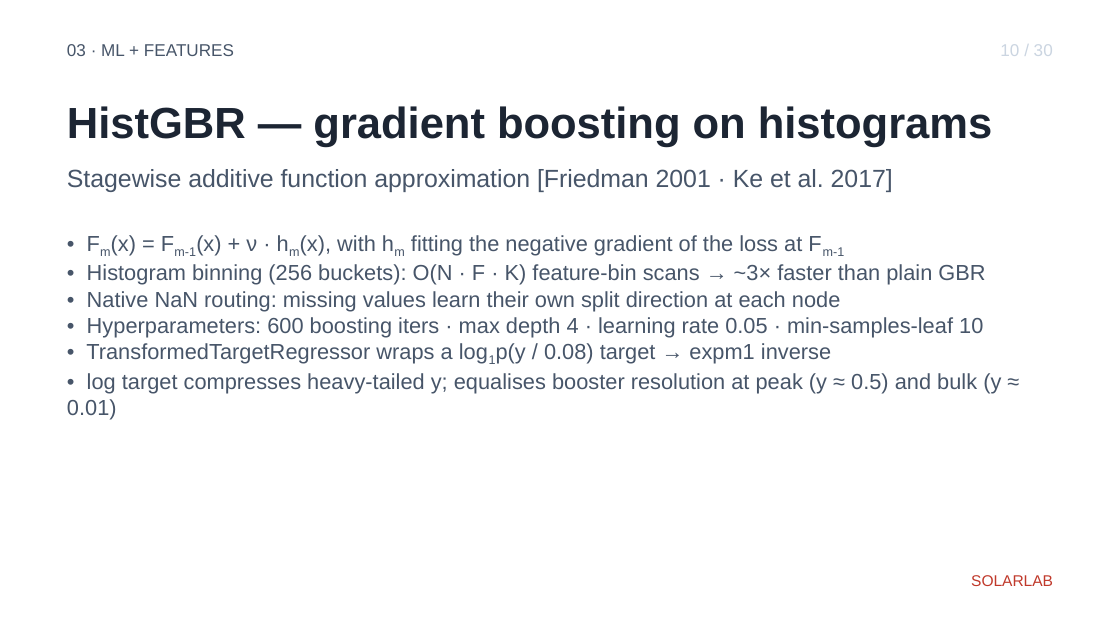
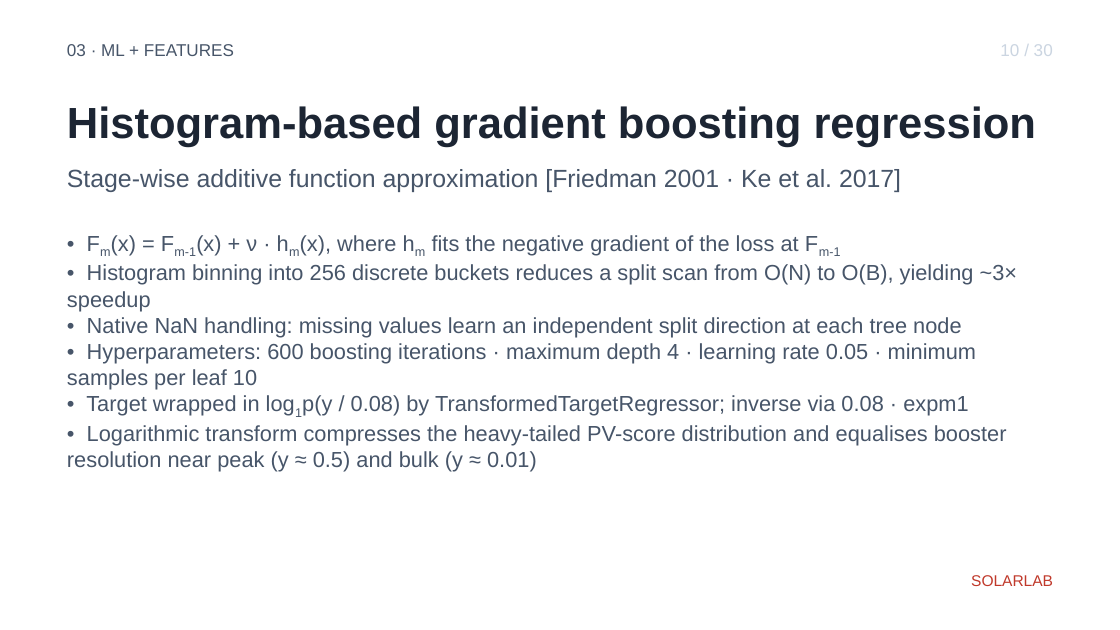
Before and after one commit to ShaneLogic/SolarLab, a slide deck: slide 13 of presentations/jmi-2026/output/jmi-2026.pptx. Drawn at 1120x630 pixels with LibreOffice and Linux fonts; fonts in the diff are those of the drawing. Boxes give left, top, right and bottom in pixels: in the first picture for what was removed or moved away, otherwise in the second. Text is boxed around its words. In the diff, an @@ line names an element or a change of style, - is before the commit and + after.

```diff
--- a/presentations/jmi-2026/output/jmi-2026.pptx
+++ b/presentations/jmi-2026/output/jmi-2026.pptx
@@ text at (x1=67, y1=106, x2=1036, y2=147): text changed @@
-HistGBR — gradient boosting on histograms
+Histogram-based gradient boosting regression
@@ text at (x1=67, y1=169, x2=901, y2=192): text changed @@
-Stagewise additive function approximation [Friedman 2001 · Ke et al. 2017]
+Stage-wise additive function approximation [Friedman 2001 · Ke et al. 2017]
@@ text at (x1=67, y1=235, x2=1018, y2=472): text changed @@
-• Fm(x) = Fm-1(x) + ν · hm(x), with hm fitting the negative gradient of the loss at Fm-1
-• Histogram binning (256 buckets): O(N · F · K) feature-bin scans → ~3× faster than plain GBR
-• Native NaN routing: missing values learn their own split direction at each node
-• Hyperparameters: 600 boosting iters · max depth 4 · learning rate 0.05 · min-samples-leaf 10
-• TransformedTargetRegressor wraps a log1p(y / 0.08) target → expm1 inverse
-• log target compresses heavy-tailed y; equalises booster resolution at peak (y ≈ 0.5) and bulk (y ≈ 0.01)
+• Fm(x) = Fm-1(x) + ν · hm(x), where hm fits the negative gradient of the loss at Fm-1
+• Histogram binning into 256 discrete buckets reduces a split scan from O(N) to O(B), yielding ~3× speedup
+• Native NaN handling: missing values learn an independent split direction at each tree node
+• Hyperparameters: 600 boosting iterations · maximum depth 4 · learning rate 0.05 · minimum samples per leaf 10
+• Target wrapped in log1p(y / 0.08) by TransformedTargetRegressor; inverse via 0.08 · expm1
+• Logarithmic transform compresses the heavy-tailed PV-score distribution and equalises booster resolution near peak (y ≈ 0.5) and bulk (y ≈ 0.01)
```
Also in this commit, not shown: 25 other slides changed, 1 other file.
